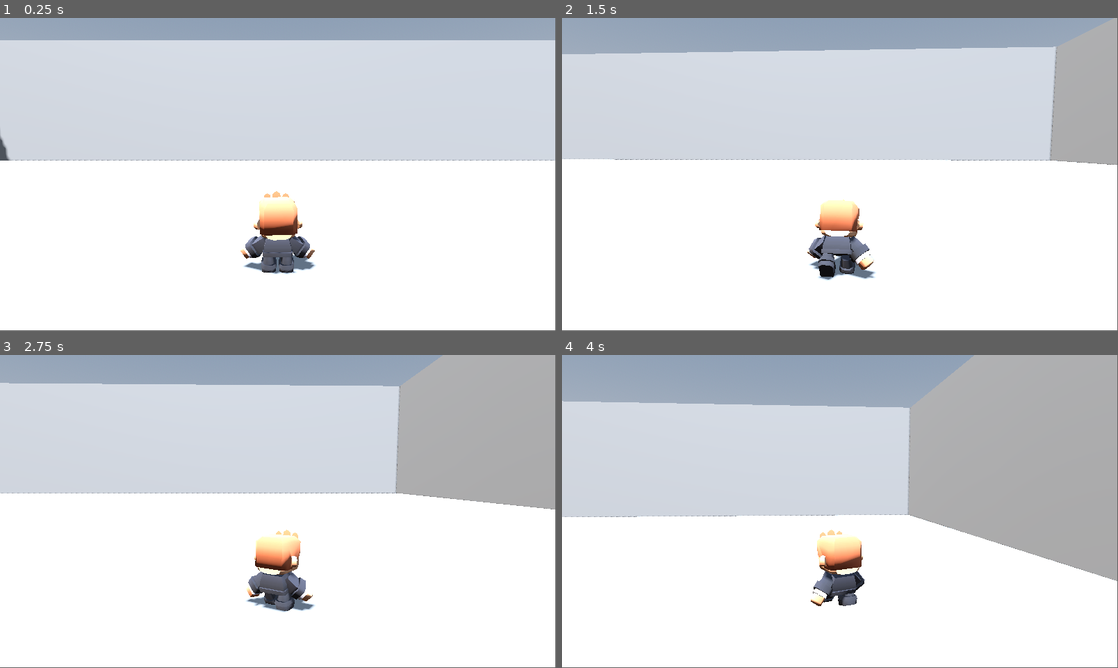
Above: before the commit, frames 1-4 (two rows, left to right).
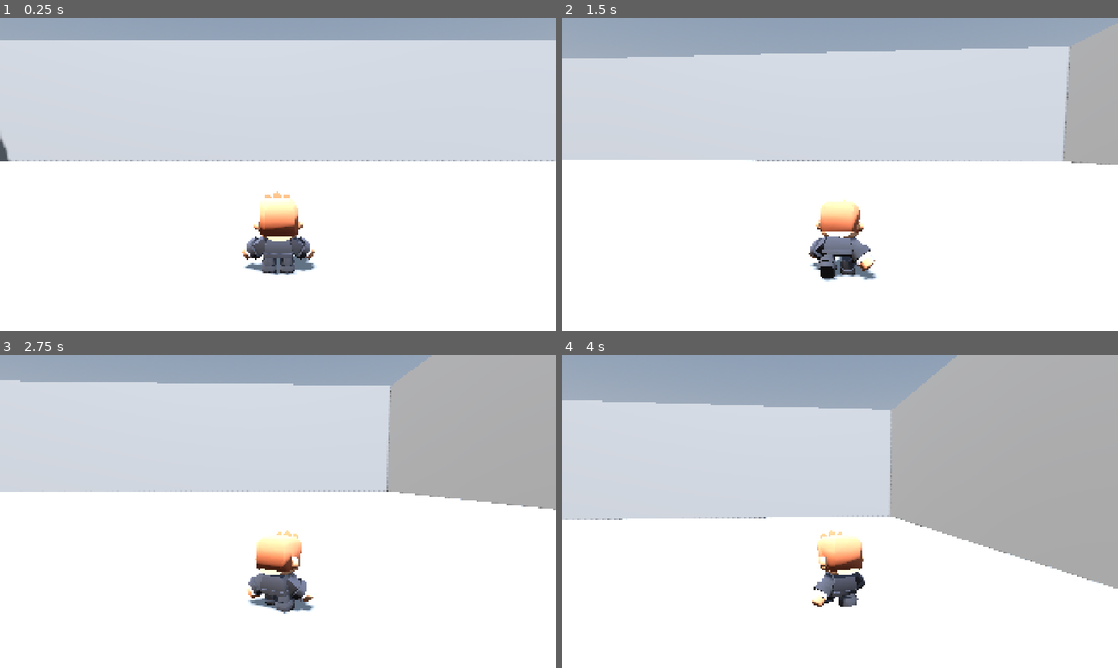
Above: after the commit, the same moments.

Repository: Software-Guardians/Godot-Third-Person-First-Game
Game: Godot game, scene res://main/main-scene.tscn
Two runs of this game, one before a commit and one after it. Both use one fixed random seed, a clock stepped at 60 frames per second and the inputs below.
Inputs (mouse positions are in pixels of both pictures, inside the frame that each line leads up to):
- Up to frame 1 (0.25 s): no input
- Up to frame 2 (1.5 s): move the mouse to (867, 171) at 0.52 s; hold D (walk-right) 0.53-1.28 s; click (867, 171) at 0.6 s; tap Space (jump) at 0.77 s; move the mouse to (812, 174) at 1.27 s; hold S (walk-back) from 1.28 s (still down); click (812, 174) at 1.35 s
- Up to frame 3 (2.75 s): tap Space (jump) at 1.52 s; move the mouse to (289, 505) at 2.02 s; release S (walk-back) at 2.03 s; hold D (walk-right) from 2.03 s (still down); hold W (walk-front) from 2.03 s (still down); click (289, 505) at 2.3 s
- Up to frame 4 (4 s): move the mouse to (834, 514) at 2.77 s; release W (walk-front) at 2.78 s; click (834, 514) at 2.85 s; tap Space (jump) at 3.02, 3.77 s; move the mouse to (878, 514) at 3.52 s; release D (walk-right) at 3.53 s; hold A (walk-left) from 3.53 s (still down); click (878, 514) at 3.6 s
In our replay, the window is 799x449 before the commit and 800x450 after it. These sizes can differ from the game's own. Grey fills any space a smaller window leaves; there, only what the larger window draws over its background counts as a difference.

The runs differ from the first frame. In frame 1, 0.9% of the frame differs, in the area x 0-100%, y 0-82%; in frame 2, 2.5%; in frame 3, 2.0%; in frame 4, 3.6%, in the area x 0-100%, y 0-81%.

Commit message:
Temel UI hazırlanmaya başlandı.

Diff:
--- a/character/character-male-d.tscn
+++ b/character/character-male-d.tscn
@@ -14,6 +14,7 @@
 
 [node name="CharacterBody3D" type="CharacterBody3D" parent="."]
 script = ExtResource("1_in3x8")
+kick_strength = 2
 
 [node name="character" parent="CharacterBody3D" instance=ExtResource("1_l5175")]
 
@@ -22,7 +23,7 @@
 bones/5/rotation = Quaternion(0, 0, 0.382683, 0.92388)
 
 [node name="KickTimer" type="Timer" parent="CharacterBody3D/character"]
-wait_time = 0.4
+wait_time = 0.1
 one_shot = true
 
 [node name="KickableArea" type="Area3D" parent="CharacterBody3D/character"]
--- a/character/character_body_3d.gd
+++ b/character/character_body_3d.gd
@@ -93,3 +93,4 @@
 	direction = direction.normalized()
 	var impulse = direction * kick_strength
 	ball.apply_central_impulse(impulse)
+	GameManager.add_kicked_ball(ball)
--- /dev/null
+++ b/globals/game_manager.gd
@@ -0,0 +1,17 @@
+extends Node
+var kicked_ball_number:=0
+var time=200
+var last_kicked_ball:RigidBody3D
+
+func add_kicked_ball(removed_ball:RigidBody3D):
+	kicked_ball_number+=1
+	var kick_timer=Timer.new()
+	kick_timer.wait_time=1.5
+	kick_timer.one_shot=true
+	kick_timer.timeout.connect(func():
+		timer_outed(removed_ball))
+	kick_timer.start()
+func reset_kicked_ball():
+	kicked_ball_number=0
+func timer_outed(removed_ball):
+	last_kicked_ball=removed_ball
--- a/main/main-scene.tscn
+++ b/main/main-scene.tscn
@@ -1,8 +1,10 @@
-[gd_scene load_steps=4 format=3 uid="uid://bvtxp6v4kasrg"]
+[gd_scene load_steps=6 format=3 uid="uid://bvtxp6v4kasrg"]
 
 [ext_resource type="Script" uid="uid://cefv570bywcs7" path="res://main/main_scene.gd" id="1_3yjtq"]
 [ext_resource type="PackedScene" uid="uid://dahokxbt41fsu" path="res://scenes/world.tscn" id="1_ddwaq"]
 [ext_resource type="PackedScene" uid="uid://buk5fevf51okc" path="res://character/character-male-d.tscn" id="2_3yjtq"]
+[ext_resource type="PackedScene" uid="uid://bdcmic2marajw" path="res://scenes/user-interface/UIMain.tscn" id="4_184dl"]
+[ext_resource type="PackedScene" uid="uid://40dwfa351q1t" path="res://scenes/user-interface/UIGame.tscn" id="5_e6dp0"]
 
 [node name="Main-scene" type="Node3D"]
 script = ExtResource("1_3yjtq")
@@ -18,4 +20,23 @@
 wait_time = 2.0
 autostart = true
 
+[node name="UiMain" parent="." instance=ExtResource("4_184dl")]
+
+[node name="MenuCanvasLayer" parent="UiMain/Control" index="0"]
+visible = false
+
+[node name="ButtonRestart" parent="UiMain/Control/MenuCanvasLayer/VBoxContainer" index="0"]
+visible = false
+
+[node name="ButtonPause" parent="UiMain/Control/MenuCanvasLayer/VBoxContainer" index="1"]
+visible = false
+
+[node name="UiGame" parent="." instance=ExtResource("5_e6dp0")]
+
+[node name="GameCanvasLayer" parent="UiGame" index="0"]
+visible = false
+
 [connection signal="timeout" from="ballTimer" to="." method="_on_ball_timer_timeout"]
+
+[editable path="UiMain"]
+[editable path="UiGame"]
--- a/main/main_scene.gd
+++ b/main/main_scene.gd
@@ -2,12 +2,25 @@
 @onready var ball:PackedScene=preload("res://objects/ball.tscn")
 @onready var character: Node3D = $"Character-male-d"
 @onready var balls: Node3D = $balls
+@onready var score_label: Label = $ScoreLabel
+@onready var menu_canvas_layer: CanvasLayer = $UiMain/Control/MenuCanvasLayer
+@onready var button_restart: Button = $UiMain/Control/MenuCanvasLayer/VBoxContainer/ButtonRestart
+@onready var game_canvas_layer: CanvasLayer = $UiGame/GameCanvasLayer
+@onready var label_score: Label = $UiGame/GameCanvasLayer/LabelScore
+@onready var label_time: Label = $UiGame/GameCanvasLayer/LabelTime
+
+
 @export var ball_position_list:=[]
 
 func _ready() -> void:
 	print("başladı")
 
-
+func _process(_delta: float) -> void:
+	if GameManager.last_kicked_ball!=null:
+		GameManager.last_kicked_ball.queue_free()
+	if game_canvas_layer.visible:
+		label_score.text="Kicked Balls: "+ str(GameManager.kicked_ball_number)
+		label_time.text="Time: "+ str(GameManager.kicked_ball_number)
 
 func ball_create():
 	while true:
--- a/project.godot
+++ b/project.godot
@@ -15,6 +15,16 @@
 config/features=PackedStringArray("4.4", "GL Compatibility")
 run/max_fps=60
 config/icon="res://icon.svg"
+
+[autoload]
+
+GameManager="*res://globals/game_manager.gd"
+
+[display]
+
+window/size/viewport_width=1920
+window/size/viewport_height=1080
+window/stretch/mode="canvas_items"
 
 [global_group]
 
--- /dev/null
+++ b/scenes/user-interface/UIGame.tscn
@@ -0,0 +1,36 @@
+[gd_scene format=3 uid="uid://40dwfa351q1t"]
+
+[node name="UiGame" type="Node2D"]
+
+[node name="GameCanvasLayer" type="CanvasLayer" parent="."]
+
+[node name="LabelScore" type="Label" parent="GameCanvasLayer"]
+offset_right = 40.0
+offset_bottom = 23.0
+theme_override_colors/font_color = Color(0.796078, 0.678431, 0.584314, 1)
+theme_override_colors/font_shadow_color = Color(0.187419, 3.7542e-05, 0.695821, 1)
+theme_override_font_sizes/font_size = 75
+text = "Kicked Balls:"
+
+[node name="LabelTime" type="Label" parent="GameCanvasLayer"]
+anchors_preset = 1
+anchor_left = 1.0
+anchor_right = 1.0
+offset_left = -334.0
+offset_bottom = 103.0
+grow_horizontal = 0
+theme_override_colors/font_color = Color(0.795301, 0.680116, 0.583144, 1)
+theme_override_colors/font_shadow_color = Color(0.188235, 0, 0.694118, 1)
+theme_override_font_sizes/font_size = 75
+text = "Time:"
+
+[node name="ButtonMenu" type="Button" parent="GameCanvasLayer"]
+anchors_preset = 5
+anchor_left = 0.5
+anchor_right = 0.5
+offset_left = -116.5
+offset_right = 116.5
+offset_bottom = 111.0
+grow_horizontal = 2
+theme_override_font_sizes/font_size = 75
+text = "MENU"
--- /dev/null
+++ b/scenes/user-interface/UIMain.tscn
@@ -0,0 +1,72 @@
+[gd_scene format=3 uid="uid://bdcmic2marajw"]
+
+[node name="UiMain" type="Node2D"]
+
+[node name="Control" type="Control" parent="."]
+layout_mode = 3
+anchors_preset = 8
+anchor_left = 0.5
+anchor_top = 0.5
+anchor_right = 0.5
+anchor_bottom = 0.5
+grow_horizontal = 2
+grow_vertical = 2
+
+[node name="MenuCanvasLayer" type="CanvasLayer" parent="Control"]
+
+[node name="VBoxContainer" type="VBoxContainer" parent="Control/MenuCanvasLayer"]
+z_index = 3
+anchors_preset = 8
+anchor_left = 0.5
+anchor_top = 0.5
+anchor_right = 0.5
+anchor_bottom = 0.5
+offset_left = -4.0
+offset_top = -29.5
+offset_right = 4.0
+offset_bottom = 29.5
+grow_horizontal = 2
+grow_vertical = 2
+
+[node name="ButtonRestart" type="Button" parent="Control/MenuCanvasLayer/VBoxContainer"]
+layout_mode = 2
+theme_override_font_sizes/font_size = 75
+text = "RESTART"
+
+[node name="ButtonPause" type="Button" parent="Control/MenuCanvasLayer/VBoxContainer"]
+layout_mode = 2
+theme_override_font_sizes/font_size = 75
+text = "PAUSE"
+
+[node name="ButtonPlay" type="Button" parent="Control/MenuCanvasLayer/VBoxContainer"]
+layout_mode = 2
+theme_override_font_sizes/font_size = 75
+text = "PLAY"
+
+[node name="ButtonExit" type="Button" parent="Control/MenuCanvasLayer/VBoxContainer"]
+layout_mode = 2
+theme_override_font_sizes/font_size = 75
+text = "EXIT"
+
+[node name="Panel" type="Panel" parent="Control/MenuCanvasLayer"]
+modulate = Color(0, 0, 0, 0.27451)
+anchors_preset = 15
+anchor_right = 1.0
+anchor_bottom = 1.0
+grow_horizontal = 2
+grow_vertical = 2
+mouse_filter = 2
+
+[node name="LabelMenu" type="Label" parent="Control/MenuCanvasLayer"]
+z_index = 2
+anchors_preset = 5
+anchor_left = 0.5
+anchor_right = 0.5
+offset_left = -401.0
+offset_right = 401.0
+offset_bottom = 137.0
+grow_horizontal = 2
+theme_override_font_sizes/font_size = 100
+text = "BALL KICK GAME"
+horizontal_alignment = 1
+vertical_alignment = 1
Not shown, added: globals/game_manager.gd.uid
